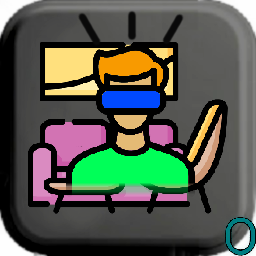
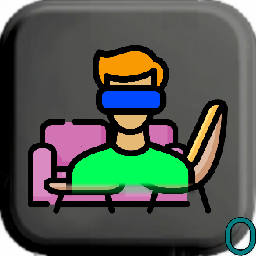
Revision of a layered w=256, h=256 image; what changed, layer by layer:
hid "Pasted Layer #4" over [77, 10, 184, 43]
painted on "Pasted Layer #1" over [92, 43, 170, 47]
painted on "Pasted Layer" over [40, 42, 179, 101]